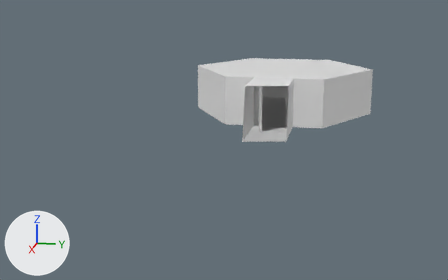
An edit to the Blender file DyNaDeMo/assets/Textures/Bedroom.blend, drawn before and after from the same camera.
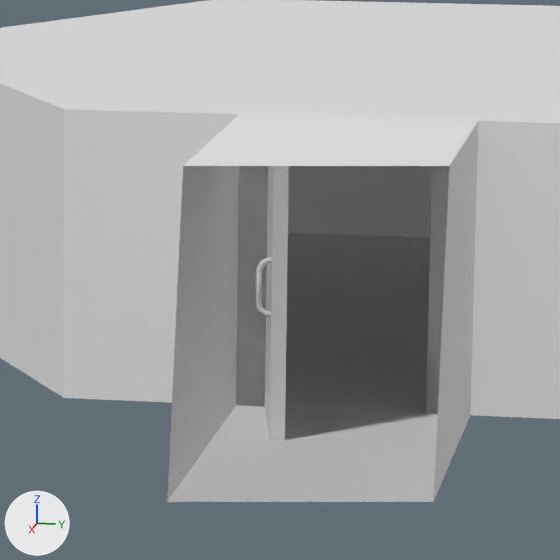
Each version is shown whole from a camera (50 mm lens) standing at (6.44, 2.96, 2.77) and looking at (-5.44, 0.59, -0.2), then close up on the part from 48% to 69% of the width and 21% to 54% of the height. The lights are fixed; the arrows at lower left show +X, +Y and +Z. Everything nearer to the camera than a plane just in front of the edit is cut away.

The scene before the commit, as lines of its bpy script (objects in view):
```python
me_circle = bpy.data.meshes.new('Circle')
me_circle.from_pydata(...)  # 16 vertices, 12 faces; spans x -1.73..0.0, y -1.0..1.0, z 0.0..1.0
me_cube_003 = bpy.data.meshes.new('Cube.003')
me_cube_003.from_pydata(...)  # 344 vertices, 308 faces; spans x -4.0..0.0, y -2.0..0.0, z 0.0..2.0
me_cube_003.materials.append(mat_room)  # white #e5e5e5
me_room_001 = bpy.data.meshes.new('Room.001')
me_room_001.from_pydata(...)  # 84 vertices, 68 faces; spans x -3.5..6.0, y 0.0..1.0, z 0.0..1.0
me_room_001.materials.append(mat_room)  # white #e5e5e5
ob_corridor = bpy.data.objects.new('Corridor', me_room_001)
ob_corridor.location = (-2.5, 1.0, 0.0)
ob_handleddoor = bpy.data.objects.new('HandledDoor', me_cube_003)
ob_handleddoor.parent = ob_corridor
ob_handleddoor.matrix_parent_inverse = Matrix(((1.0, 0.0, 0.0, 2.5), (0.0, 1.0, 0.0, -1.0), (0.0, 0.0, 1.0, 0.0), (0.0, 0.0, 0.0, 1.0)))
ob_handleddoor.location = (-6.0, 1.25, 0.0)
ob_handleddoor.rotation_euler = (0.0, 0.0, 1.745)  # degrees (0, 0, 100)
ob_handleddoor.scale = (0.025, 0.25, 0.5)
ob_meetingroom = bpy.data.objects.new('MeetingRoom', me_circle)
ob_meetingroom.location = (-6.0, 1.5, 0.0)
ob_meetingroom.scale = (2.0, 2.0, 1.0)
```
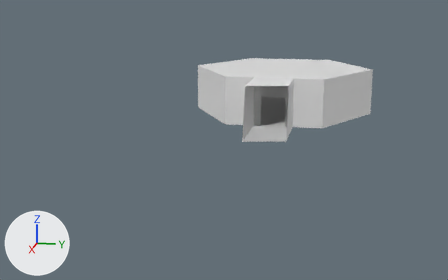
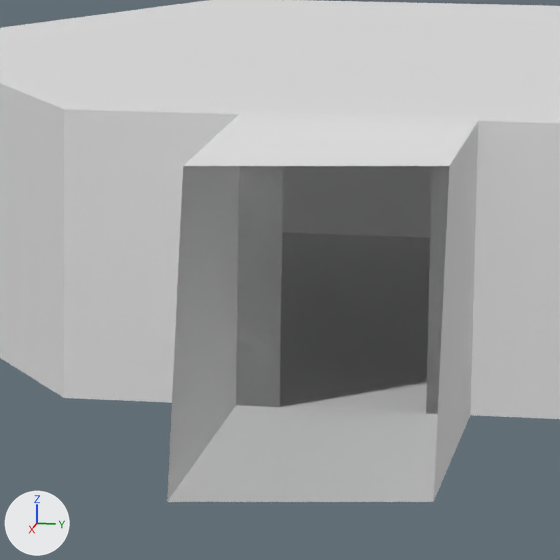
Boxes (x1, y1, x2, y2) around the edits, measured in the close-ups (560 x 560 px):
'HandledDoor', deleted
    before: (256, 166, 289, 440)

The edits, one by one:
Object 'HandledDoor' (ob_handleddoor) is deleted.
